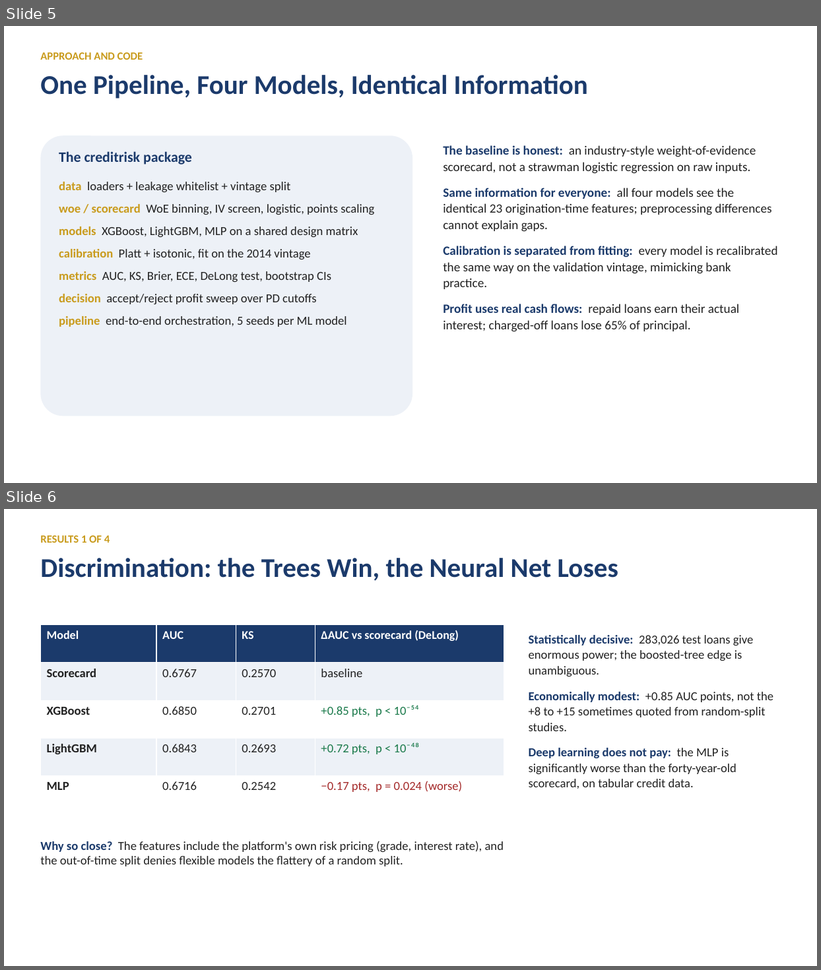
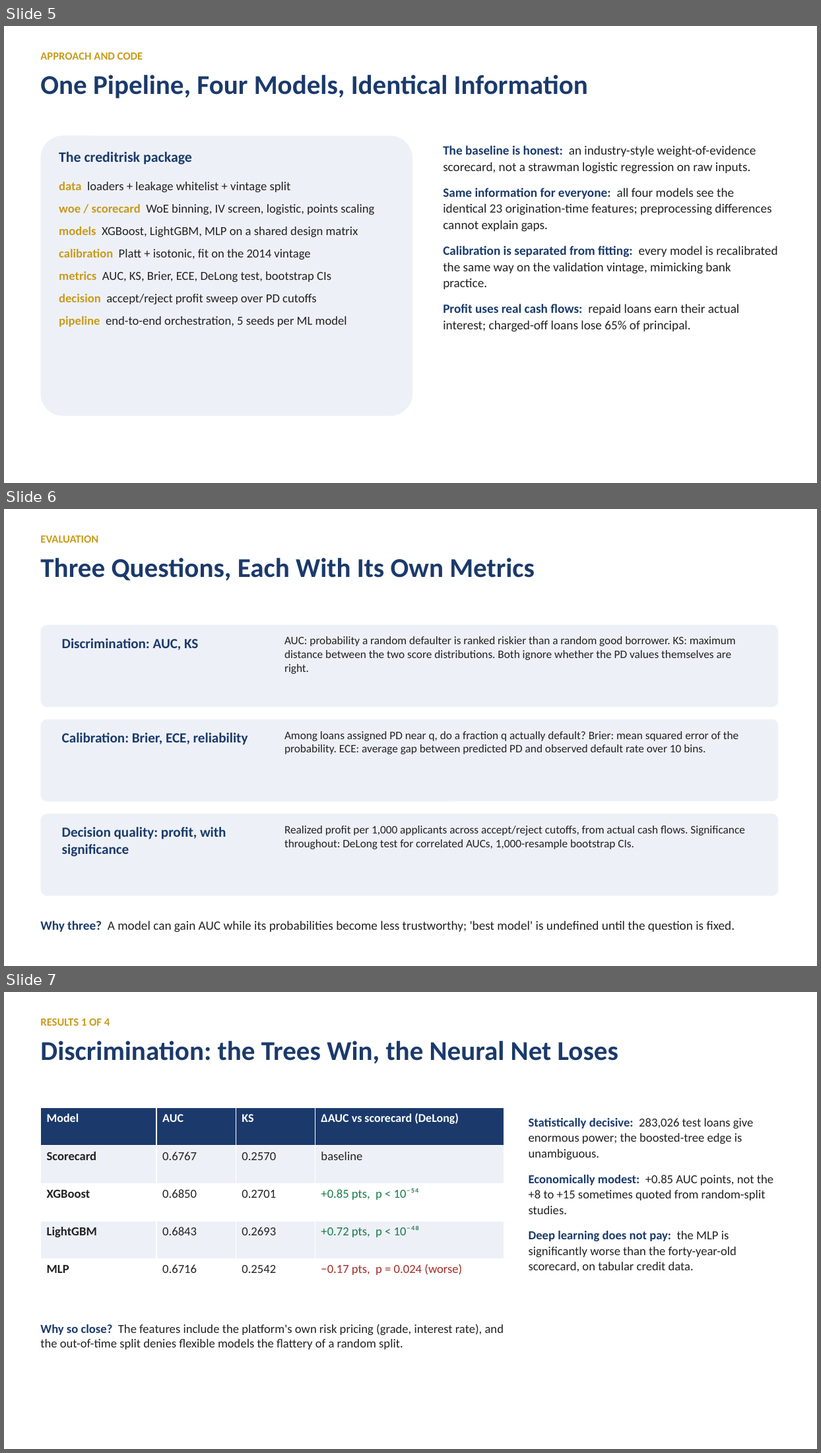
Before and after one commit to iitgF/T8, a slide deck: Project_Video_Presentation.pptx. Shown one above the other, each under a label of ours: slides 5 and 6 before the commit, slides 5, 6 and 7 after it. The pictures are 821x970 and 821x1453 pixels, drawn with LibreOffice and Linux fonts; fonts in the diff are those of the drawing. Boxes give left, top, right and bottom in pixels: in the first picture for what was removed or moved away, otherwise in the second. Text is boxed around its words. In the diff, an @@ line names an element or a change of style, - is before the commit and + after.

```diff
--- a/Project_Video_Presentation.pptx
+++ b/Project_Video_Presentation.pptx
@@ slide 6 added at [4, 509, 817, 966], background #FFFFFF @@
@@ text added at [40, 535, 98, 543], 13 pt, text #C99B1C, bold @@
+EVALUATION
@@ text added at [40, 558, 535, 581], 32 pt, text #1B3A6B, bold @@
+Three Questions, Each With Its Own Metrics
@@ rounded rectangle added at [40, 625, 779, 707], fill #EDF1F7 @@
@@ text added at [62, 638, 198, 650], 16.5 pt, text #1B3A6B, bold @@
+Discrimination: AUC, KS
@@ text added at [284, 636, 736, 674], 13.5 pt, text #212121 @@
+AUC: probability a random defaulter is ranked riskier than a random good borrower. KS: maximum distance between the two score distributions. Both ignore whether the PD values themselves are right.
@@ rounded rectangle added at [40, 720, 779, 802], fill #EDF1F7 @@
@@ text added at [62, 733, 248, 745], 16.5 pt, text #1B3A6B, bold @@
+Calibration: Brier, ECE, reliability
@@ text added at [284, 731, 739, 755], 13.5 pt, text #212121 @@
+Among loans assigned PD near q, do a fraction q actually default? Brier: mean squared error of the probability. ECE: average gap between predicted PD and observed default rate over 10 bins.
@@ rounded rectangle added at [40, 814, 779, 896], fill #EDF1F7 @@
@@ text added at [62, 827, 226, 857], 16.5 pt, text #1B3A6B, bold @@
+Decision quality: profit, with significance
@@ text added at [284, 826, 745, 850], 13.5 pt, text #212121 @@
+Realized profit per 1,000 applicants across accept/reject cutoffs, from actual cash flows. Significance throughout: DeLong test for correlated AUCs, 1,000-resample bootstrap CIs.
@@ text added at [40, 921, 735, 933], 15 pt, text #212121 @@
+Why three? A model can gain AUC while its probabilities become less trustworthy; 'best model' is undefined until the question is fixed.
@@ what was slide 6 is now slide 7 @@
```
Also in this commit, not shown: 1 other file.
